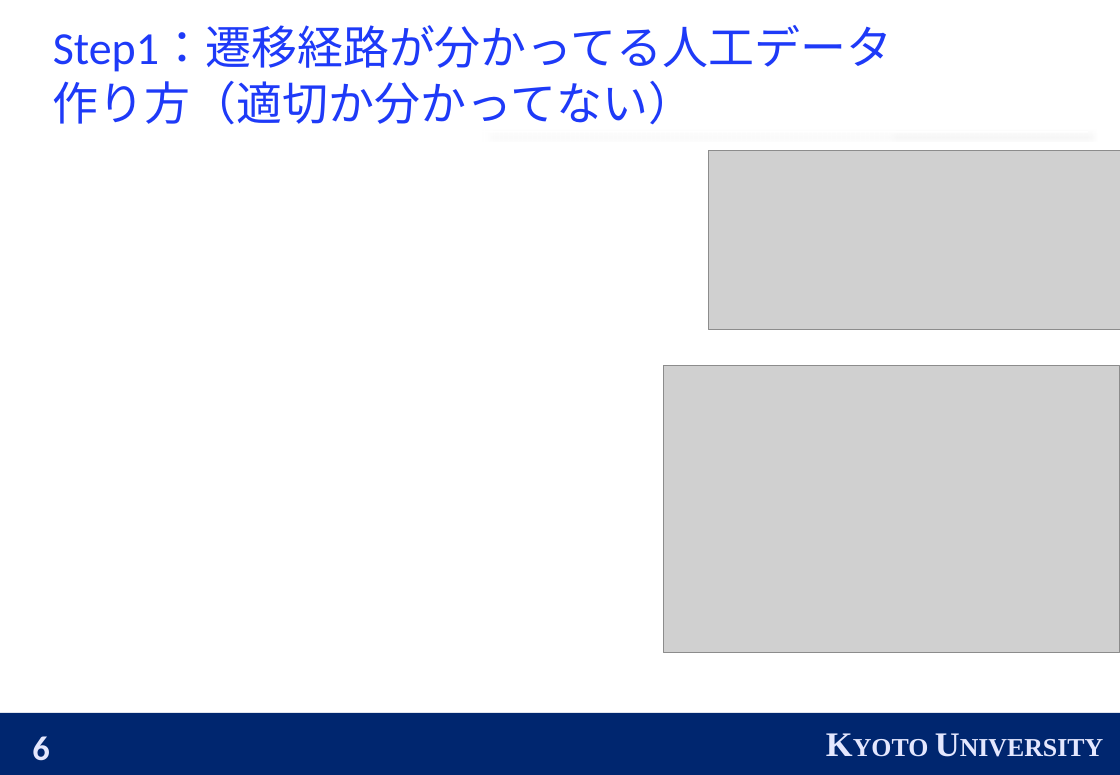
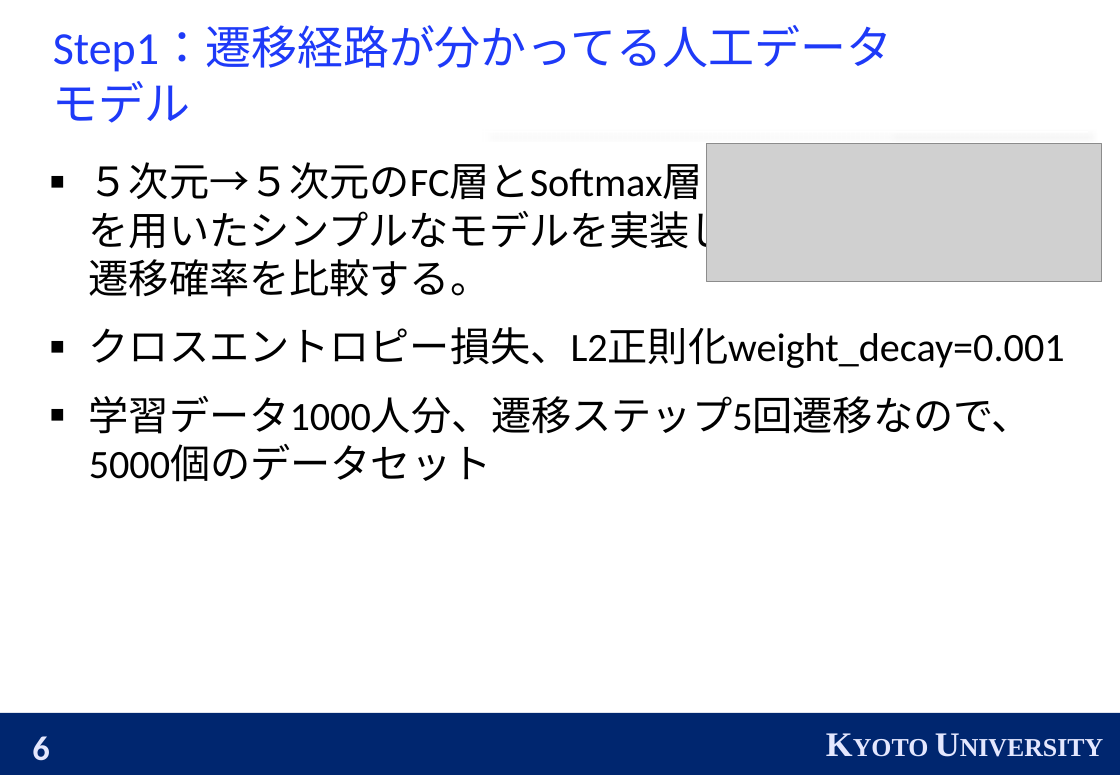
Before and after one commit to ryosukeaaaaa/KnowledgeTracing, a slide deck: slide 6 of KT.pptx. Drawn at 1120x775 pixels with LibreOffice and Linux fonts; fonts in the diff are those of the drawing; grey boxes stand for pictures. Boxes give left, top, right and bottom in pixels: in the first picture for what was removed or moved away, otherwise in the second. Text is boxed around its words. In the diff, an @@ line names an element or a change of style, - is before the commit and + after.

```diff
--- a/KT.pptx
+++ b/KT.pptx
@@ title at [53, 26, 893, 123]: text changed @@
-Step1：遷移経路が分かってる人工データ
-作り方（適切か分かってない）
+Step1：遷移経路が分かってる人工データ
+モデル
@@ picture: place and size @@
-picture at [708, 151, 1120, 330]
+picture at [706, 144, 1101, 282]
@@ text added at [89, 162, 1065, 482], 28 pt, text #000000 @@
+■ ５次元→５次元のFC層とSoftmax層
+  を用いたシンプルなモデルを実装し、
+  遷移確率を比較する。
+■ クロスエントロピー損失、L2正則化weight_decay=0.001
+■ 学習データ1000人分、遷移ステップ5回遷移なので、5000個のデータセット
@@ picture removed at [663, 366, 1120, 654] @@
```
Also in this commit, not shown: 5 other slides changed, 2 slides added, 3 other files.
